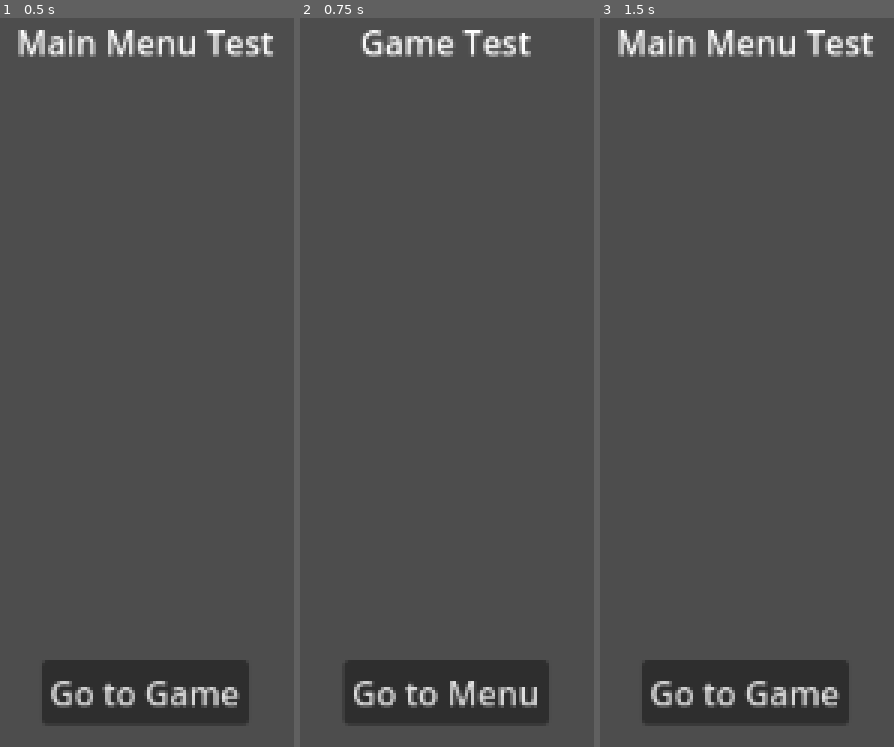
Above: before the commit, frames 1-3 (left to right).
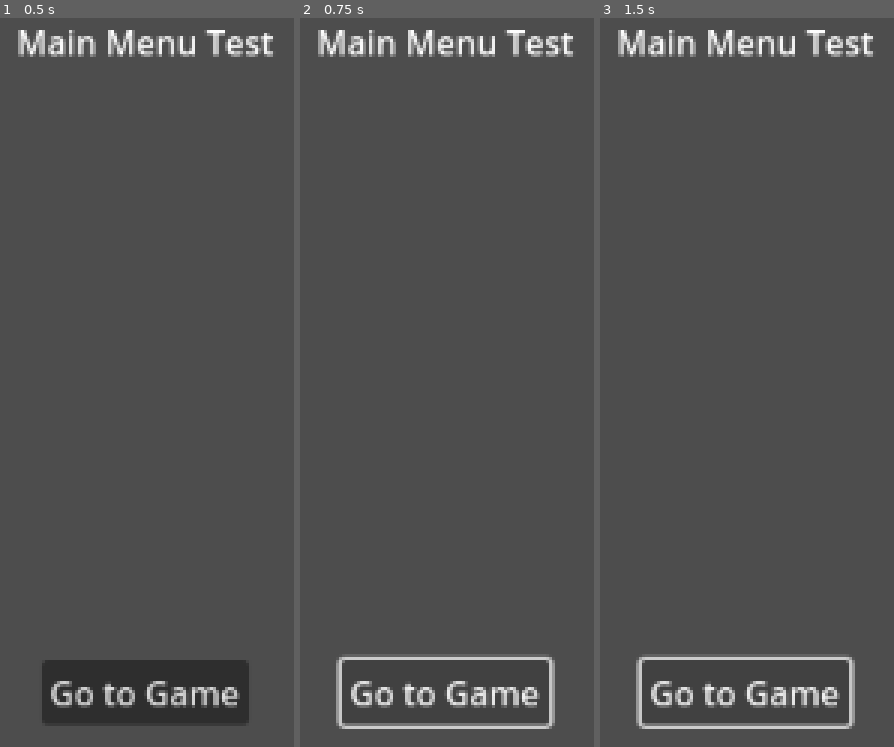
Above: after the commit, the same moments.

Repository: VargaDot/ComposerGodot
Game: Godot game, scene res://Menu/menu.tscn
Two runs of this game, one before a commit and one after it. Both use one fixed random seed, a clock stepped at 60 frames per second and the inputs below.
Inputs (mouse positions are in pixels of both pictures, inside the frame that each line leads up to):
- Up to frame 1 (0.5 s): no input
- Up to frame 2 (0.75 s): click "Go to Game" at 0.5 s
- Up to frame 3 (1.5 s): click (744, 688) at 1.25 s, where only the run before the commit has a clickable "Go to Menu"

Frame 1 is identical in both runs. In frame 2, 4.3% of the frame differs, in the area x 6-93%, y 1-98%; in frame 3, 1.3%.
Error after the commit: Parse Error: Invalid argument for "load()" function: argument 2 should be "LoadSettings" but is "PackedScene". (res://Menu/menu.gd:6)

Commit message:
Started work on loading screens

Diff:
--- a/Composer/Composer.gd
+++ b/Composer/Composer.gd
@@ -1,14 +1,18 @@
 extends Node
 
 signal started_loading(path: String)
+
 signal invalid_scene(path: String)
 signal failed_loading(path: String)
-signal finished_loading(scene: Resource)
 
 signal updated_loading(path: String, progress: int)
 
+signal finished_loading(scene: Resource)
+signal finished_loading_for_scene()
+
 var _loading_timer: Timer
 var _current_loading_path: String
+var _current_load_settings: LoadSettings
 
 func _ready() -> void:
 	invalid_scene.connect(_on_invalid_scene)
@@ -17,13 +21,15 @@
 
 	_setup_timer()
 
-func load(path: String) -> void:
+func load(path: String, load_settings: LoadSettings = null) -> void:
 	var loader: Error = ResourceLoader.load_threaded_request(path)
 	if not ResourceLoader.exists(path) or loader == null:
 		invalid_scene.emit(path)
 		return
 
 	if _loading_timer == null: _setup_timer()
+
+	if load_settings != null: _setup_load(load_settings)
 
 	_current_loading_path = path
 	_loading_timer.start()
@@ -56,6 +62,15 @@
 	_loading_timer.timeout.connect(check_loading_status)
 	get_tree().root.call_deferred("add_child",_loading_timer)
 
+func _setup_load(load_settings: LoadSettings) -> void:
+	_current_load_settings = load_settings
+
+	var screen: Node = _current_load_settings.loading_screen.instantiate()
+	finished_loading.connect(_current_load_settings.load_screen_event)
+
+	get_tree().root.call_deferred("add_child",screen)
+	get_tree().root.call_deferred("move_child",screen, get_child_count()-1)
+
 func _on_invalid_scene(path: String) -> void:
 	printerr("Error: Invalid resource: " + path)
 
@@ -67,5 +82,12 @@
 
 	var new_scene: Node = scene.instantiate()
 
+	if _current_load_settings != null:
+		new_scene.hide()
+		new_scene.process_mode = Node.PROCESS_MODE_DISABLED
+
 	get_tree().root.call_deferred("add_child", new_scene)
 	get_tree().set_deferred("current_scene", new_scene)
+
+	finished_loading_for_scene.emit()
+	_current_load_settings = null
--- /dev/null
+++ b/Composer/LoadSettings.gd
@@ -0,0 +1,5 @@
+class_name LoadSettings extends Resource
+
+var loading_screen: PackedScene
+var load_screen_event: Callable
+var loaded_scene_func: Callable
--- /dev/null
+++ b/Load Screen/LoadScreen.tscn
@@ -0,0 +1,44 @@
+[gd_scene format=3 uid="uid://14pbt6ljfqkd"]
+
+[node name="Node2D" type="Node2D"]
+
+[node name="CanvasLayer" type="CanvasLayer" parent="."]
+layer = 100
+
+[node name="LoadScreen" type="Control" parent="CanvasLayer"]
+layout_mode = 3
+anchors_preset = 15
+anchor_right = 1.0
+anchor_bottom = 1.0
+grow_horizontal = 2
+grow_vertical = 2
+
+[node name="ProgressBar" type="ProgressBar" parent="CanvasLayer/LoadScreen"]
+layout_mode = 1
+anchors_preset = 8
+anchor_left = 0.5
+anchor_top = 0.5
+anchor_right = 0.5
+anchor_bottom = 0.5
+offset_left = -285.5
+offset_top = -13.5
+offset_right = 285.5
+offset_bottom = 13.5
+grow_horizontal = 2
+grow_vertical = 2
+
+[node name="FinishedLabel" type="Label" parent="CanvasLayer/LoadScreen"]
+visible = false
+layout_mode = 1
+anchors_preset = 8
+anchor_left = 0.5
+anchor_top = 0.5
+anchor_right = 0.5
+anchor_bottom = 0.5
+offset_left = -105.5
+offset_top = 38.5
+offset_right = 105.5
+offset_bottom = 61.5
+grow_horizontal = 2
+grow_vertical = 2
+text = "Press any key to continue..."
--- a/Menu/menu.gd
+++ b/Menu/menu.gd
@@ -1,5 +1,6 @@
 extends Node2D
 
+@onready var loading_screen: PackedScene = preload("res://Load Screen/LoadScreen.tscn")
 
 func _on_menu_button_pressed() -> void:
-	Composer.load("res://Game/game.tscn")
+	Composer.load("res://Game/game.tscn", loading_screen)
